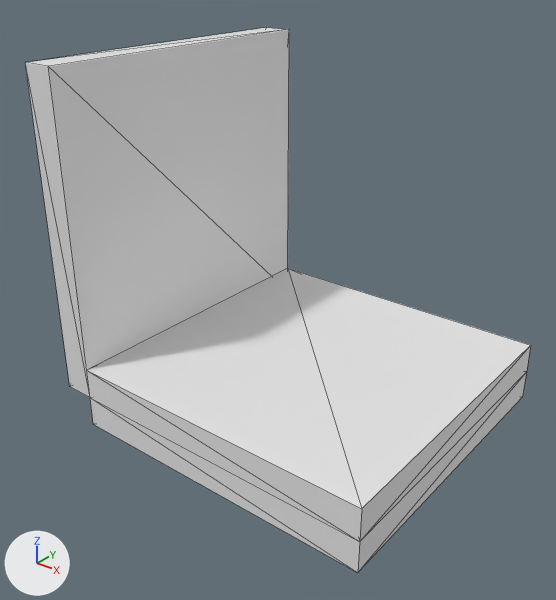
The FBX model GameAssets/Building.fbx as it was, and as the next commit left it.
Camera for both pictures: a camera (50 mm lens) standing at (8.64, -11.11, 6.61) and looking at (2.15, -3.0, 1.58). The axes (+X, +Y, +Z) are drawn at lower left. The lights are the same throughout. Mesh edges are drawn as thin lines. Objects named as collision shapes, trigger or cutter boxes, shadow casters or lower levels of detail are left out. Where no turn or scale is listed for an object, it has been applied to the vertices.

The first picture shows 'Ceiling_5x5', 'Floor_5x5', 'Wall_5x5'.
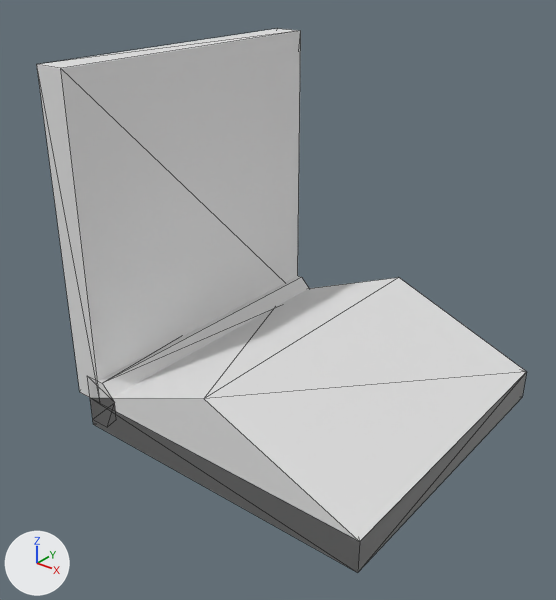
Where the change shows, as pixel boxes (x1, y1, x2, y2) in the pictures (556 x 600 px):
'Ceiling_5x5', reshaped (8% taller): before (87, 268, 531, 541); after (90, 278, 526, 572)
'Wall_5x5', mesh moved: before (25, 28, 289, 397); after (37, 29, 301, 400)
'Trim_A', added: after (87, 276, 309, 427)
'Floor_5x5', unchanged, covered by the edit: before (90, 373, 526, 572); after (358, 373, 526, 572)

What changed in the scene script:
```text
Change me_mesh_002:
    used by ob_ceiling_5x5; location = (0.0, 0.0, 0.0)
    remove me_mesh_002.from_pydata(...)  # 8 vertices, 12 faces; spans x 0.0..5.0, y -5.0..0.0, z 0.0..0.5
    add me_mesh_002.from_pydata(...)  # 10 vertices, 16 faces; spans x 0.0..5.0, y -5.0..0.0, z -0.5..1.0
    me_mesh_002 part 1
    4 vertices are removed from x 0.0..5.0, y -5.0..0.0, z 0.5
    12 faces are deleted
    6 vertices are added at (0.0, 0.0, -0.5), (5.0, 0.0, -0.5), (0.0, -5.0, -0.5), (5.0, -5.0, -0.5), (2.5, -5.0, 1.0), (2.5, 0.0, 1.0)
    16 new faces join them
Change me_mesh_004:
    where me_mesh_004.from_pydata(...)  # 8 vertices, 12 faces; spans x -0.5..0.0, y -5.0..0.0, z 0.0..5.0
    used by ob_wall_5x5; location = (0.0, 0.0, 0.0)
    me_mesh_004 part 2: the whole mesh is moved by (0.25, 0.0, 0.0)
Add me_mesh_006:
    me_mesh_006.from_pydata([(0.0, 0.0, -0.4), (0.0, -5.0, -0.4), (0.0, 0.0, 0.4), (0.0, -5.0, 0.4), (0.35, 0.0, -0.4), (0.6, 0.0, -0.15), (0.6, -5.0, -0.15), (0.35, -5.0, -0.4), (0.35, 0.0, 0.4), (0.6, 0.0, 0.15), (0.35, -5.0, 0.4), (0.6, -5.0, 0.15)], [], [(3, 10, 2), (10, 8, 2), (10, 3, 11), (3, 1, 11), (1, 7, 11), (7, 6, 11), (11, 6, 9), (6, 5, 9), (8, 9, 2), (9, 5, 2), (5, 4, 2), (4, 0, 2), (3, 2, 1), (2, 0, 1), (4, 7, 0), (7, 1, 0), (5, 6, 4), (6, 7, 4), (8, 10, 9), (10, 11, 9)])
    me_mesh_006.materials.append(mat_default)  # white #e7e7e7
Add ob_trim_a:
    ob_trim_a = bpy.data.objects.new('Trim_A', me_mesh_006)
    ob_trim_a.location = (0.0, 0.0, 0.0)
```
